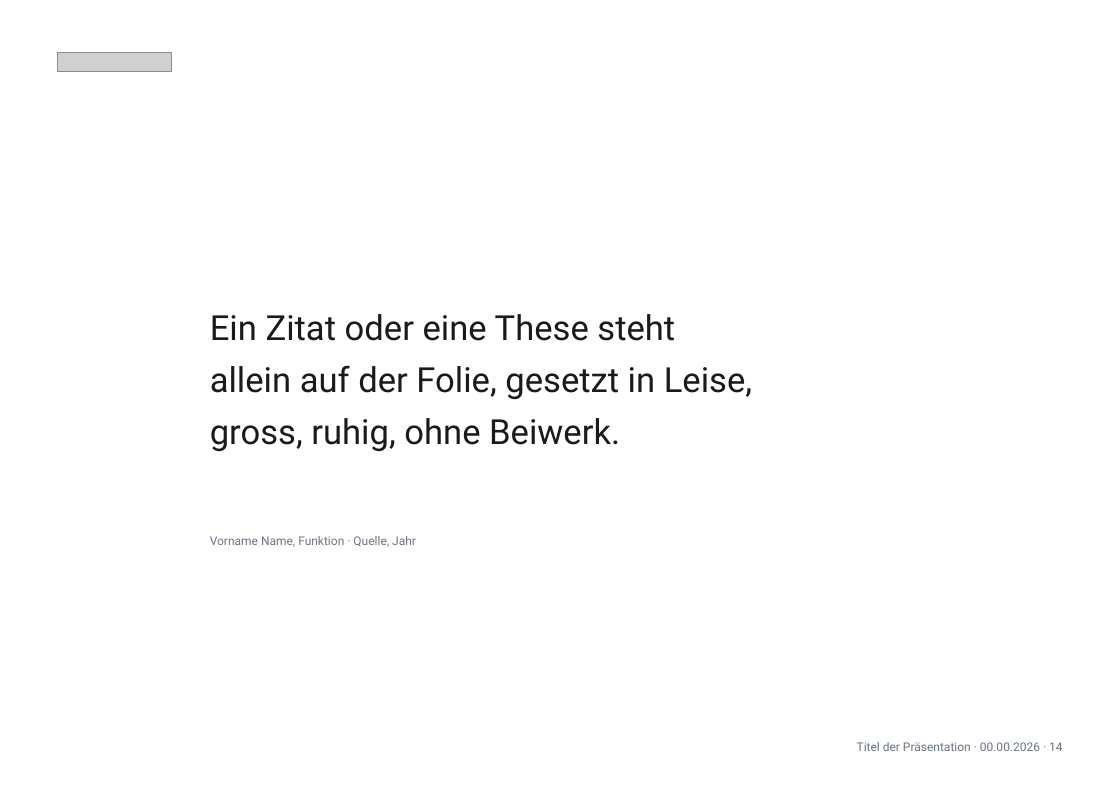
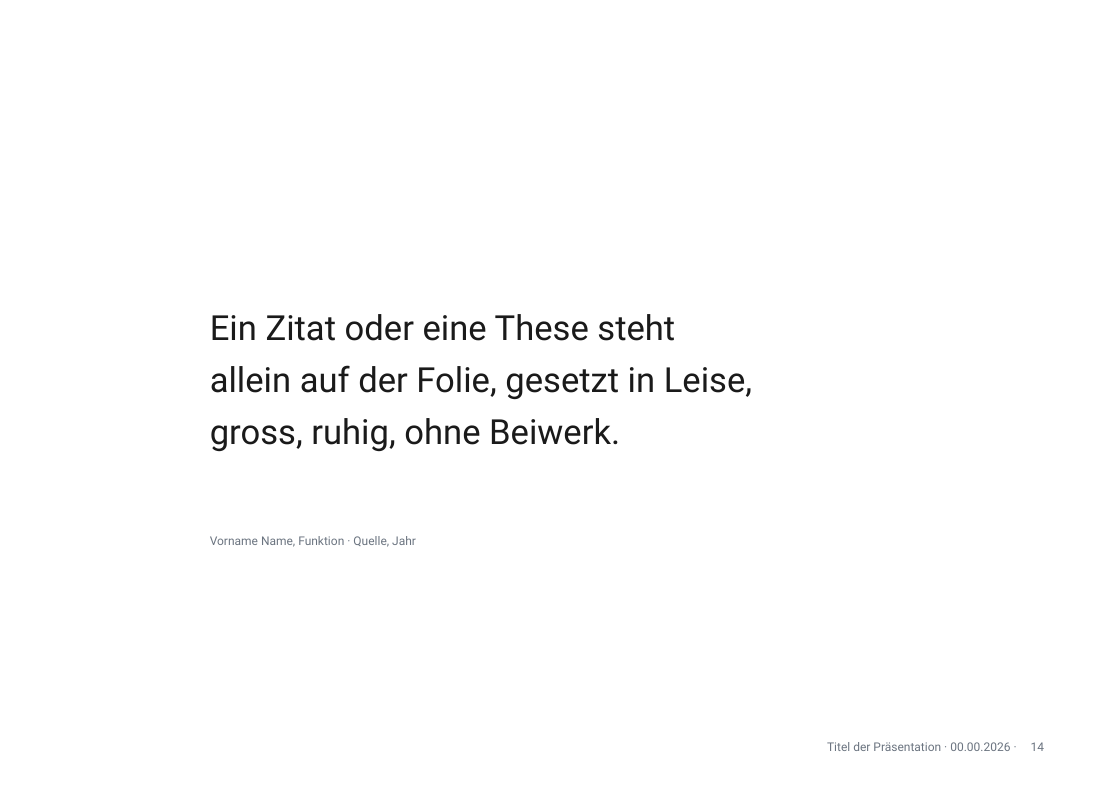
Before and after one commit to phtok/goeloggen, a slide deck: slide 14 of assets/templates/GoetheanumVorlageA4.pptx. Drawn at 1120x792 pixels with LibreOffice and Linux fonts; fonts in the diff are those of the drawing; grey boxes stand for pictures; background and template pictures are left out. Boxes give left, top, right and bottom in pixels: in the first picture for what was removed or moved away, otherwise in the second. Text is boxed around its words. In the diff, an @@ line names an element or a change of style, - is before the commit and + after.

```diff
--- a/assets/templates/GoetheanumVorlageA4.pptx
+++ b/assets/templates/GoetheanumVorlageA4.pptx
@@ picture removed at box(57, 53, 171, 72) @@
@@ text added at box(827, 742, 1010, 751), 9 pt, text #6B7480 @@
+Titel der Präsentation · 00.00.2026 ·
@@ text removed at box(857, 742, 1062, 751) @@
-Titel der Präsentation · 00.00.2026 · 14
@@ page number added at box(1031, 742, 1044, 751), 9 pt, text #6B7480 @@
+14
```
Also in this commit, not shown: 13 other slides changed, 1 slide added, 1 slide removed, 2 other files.
